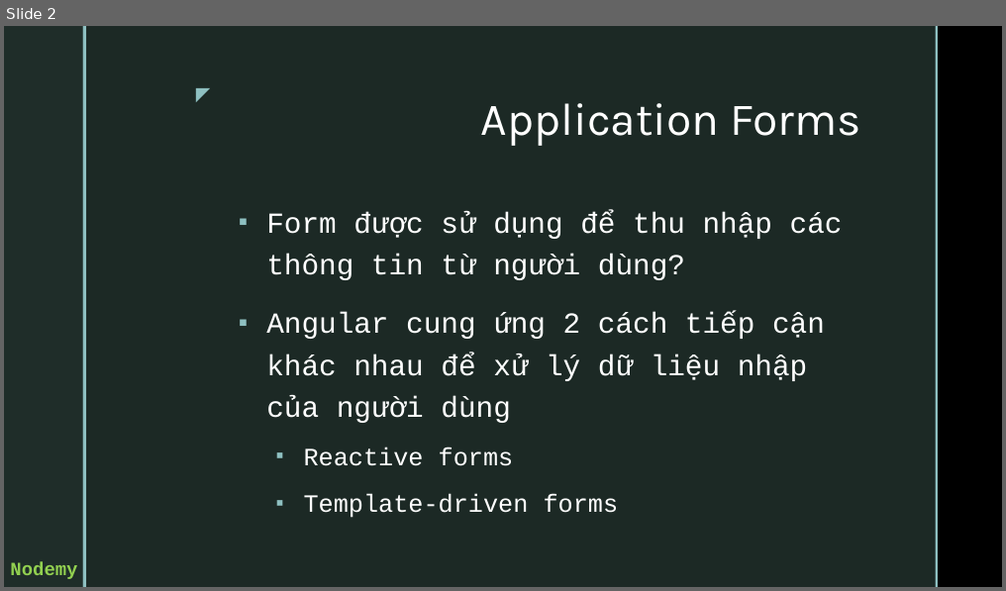
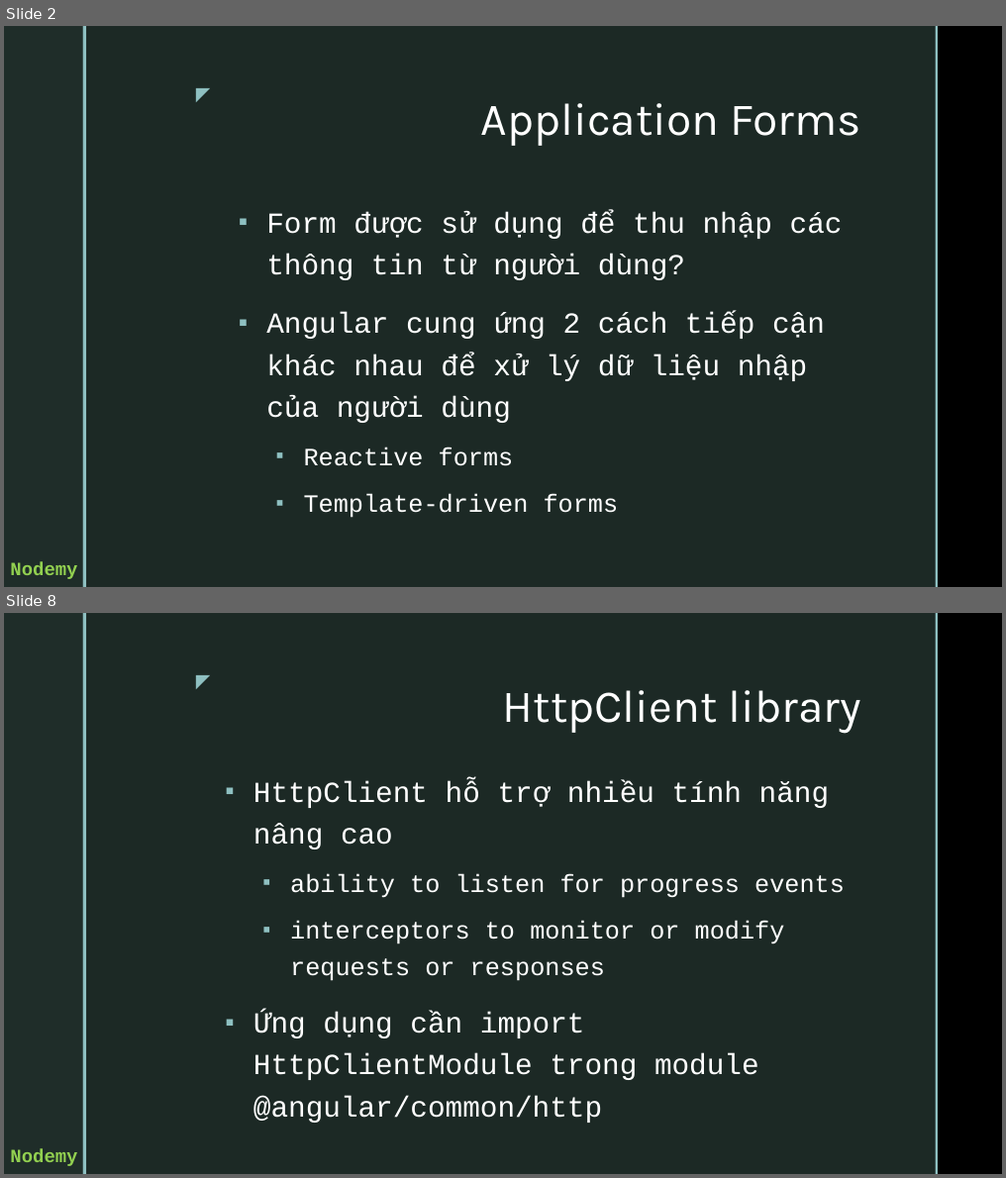
Before and after one commit to vunb/fullstack-nodejs, a slide deck: Session04/03. Forms and Server Communication.pptx. Shown one above the other, each under a label of ours: slide 2 before the commit, slides 2 and 8 after it; the slides between them are not shown. The pictures are 1006x591 and 1006x1178 pixels, drawn with LibreOffice and Linux fonts; fonts in the diff are those of the drawing; background and template pictures are left out. Boxes give left, top, right and bottom in pixels: in the first picture for what was removed or moved away, otherwise in the second. Text is boxed around its words. In the diff, an @@ line names an element or a change of style, - is before the commit and + after.

```diff
--- a/Session04/03. Forms and Server Communication.pptx
+++ b/Session04/03. Forms and Server Communication.pptx
@@ slide 8 added at bbox=[4, 613, 1002, 1174], background picture (left out); not listed: 6 template elements that a slide beside it also shows @@
@@ title added at bbox=[503, 690, 860, 733], 44 pt, text #FFFFFF @@
+HttpClient library
@@ text added at bbox=[253, 781, 845, 1123], 28 pt, text #FFFFFF @@
+▪ HttpClient hỗ trợ nhiều tính năng nâng cao
+  ▪ ability to listen for progress events
+  ▪ interceptors to monitor or modify requests or responses
+▪ Ứng dụng cần import HttpClientModule trong module @angular/common/http
```
Also in this commit, not shown: 2 slides changed, 5 other slides added.
